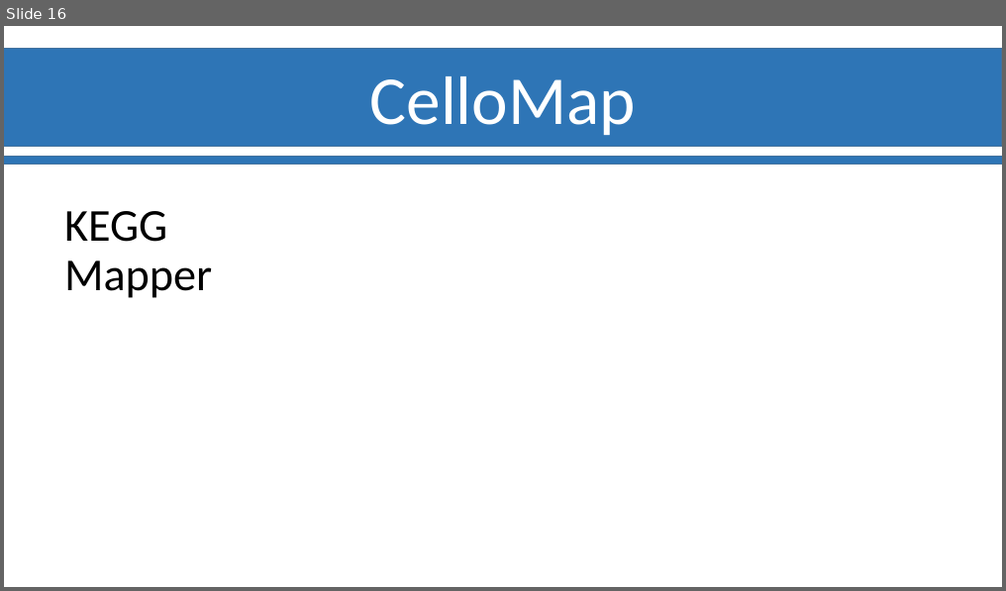
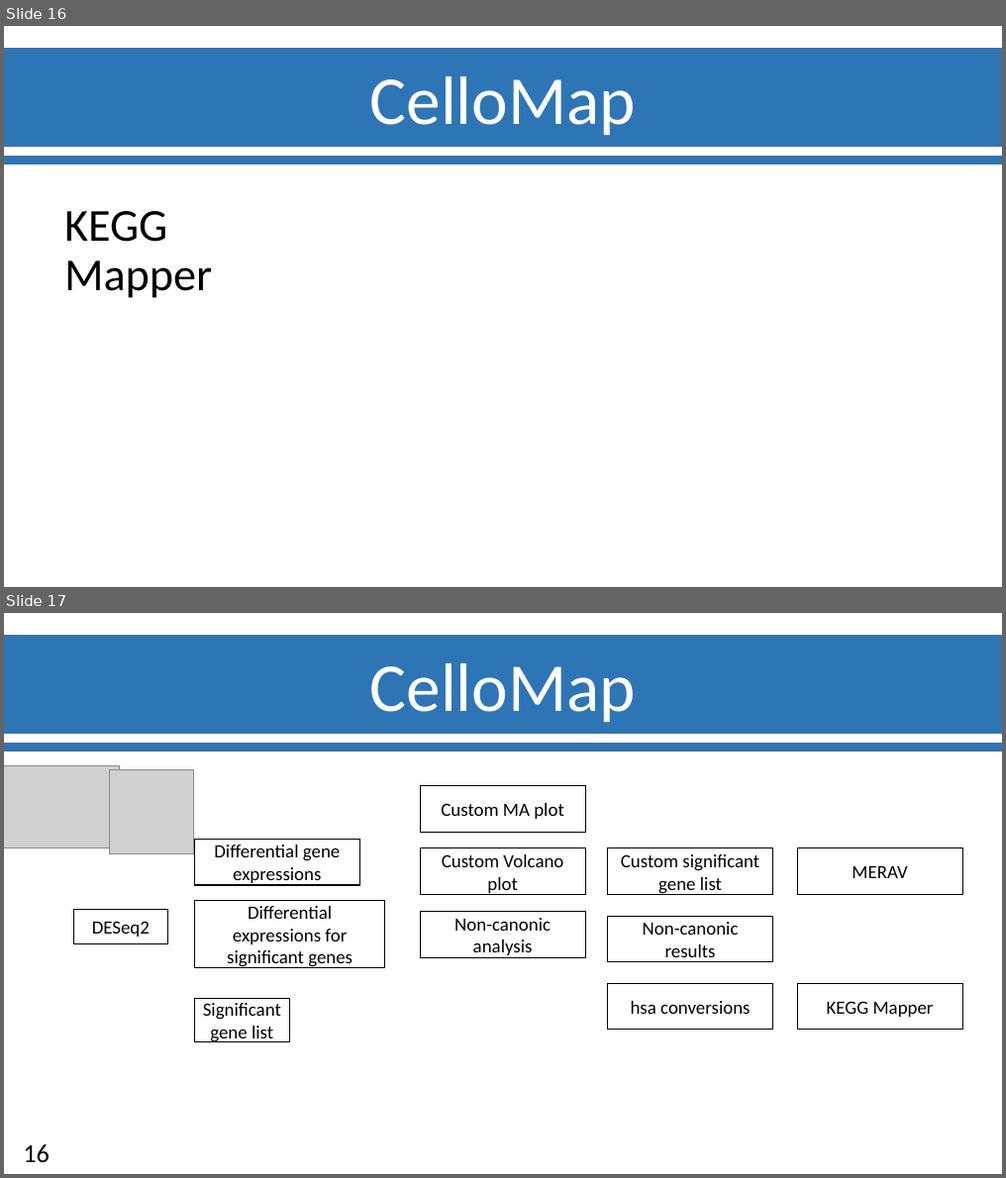
Before and after one commit to Ylefol/projet-INSERM_V5, a slide deck: Slides/Soutenance_Final.pptx. Shown one above the other, each under a label of ours: slide 16 before the commit, slides 16 and 17 after it. The pictures are 1006x591 and 1006x1178 pixels, drawn with LibreOffice and Linux fonts; fonts in the diff are those of the drawing; grey boxes stand for pictures; background and template pictures are left out. Boxes give left, top, right and bottom in pixels: in the first picture for what was removed or moved away, otherwise in the second. Text is boxed around its words. In the diff, an @@ line names an element or a change of style, - is before the commit and + after.

```diff
--- a/Slides/Soutenance_Final.pptx
+++ b/Slides/Soutenance_Final.pptx
@@ slide 17 added at <box>4,613,1002,1174</box>, background #FFFFFF; not listed: 3 template elements that a slide beside it also shows @@
@@ picture added at <box>4,765,119,848</box> @@
@@ picture added at <box>110,770,193,854</box> @@
@@ rectangle added at <box>420,786,586,833</box>, outline #000000 1 pt, 18 pt, text #000000 @@
+Custom MA plot
@@ rectangle added at <box>195,839,360,885</box>, outline #000000 1 pt, 18 pt, text #000000 @@
+Differential gene expressions
@@ rectangle added at <box>420,849,586,895</box>, outline #000000 1 pt, 18 pt, text #000000 @@
+Custom Volcano plot
@@ rectangle added at <box>608,849,773,895</box>, outline #000000 1 pt, 18 pt, text #000000 @@
+Custom significant gene list
@@ rectangle added at <box>798,849,963,895</box>, outline #000000 1 pt, 18 pt, text #000000 @@
+MERAV
@@ rectangle added at <box>73,909,168,945</box>, outline #000000 1 pt, 18 pt, text #000000 @@
+DESeq2
@@ rectangle added at <box>195,900,386,967</box>, outline #000000 1 pt, 18 pt, text #000000 @@
+Differential expressions for significant genes
@@ rectangle added at <box>420,912,586,959</box>, outline #000000 1 pt, 18 pt, text #000000 @@
+Non-canonic analysis
@@ rectangle added at <box>608,916,773,962</box>, outline #000000 1 pt, 18 pt, text #000000 @@
+Non-canonic results
@@ rectangle added at <box>608,983,773,1030</box>, outline #000000 1 pt, 18 pt, text #000000 @@
+hsa conversions
@@ rectangle added at <box>798,983,963,1030</box>, outline #000000 1 pt, 18 pt, text #000000 @@
+KEGG Mapper
@@ rectangle added at <box>195,999,290,1043</box>, outline #000000 1 pt, 18 pt, text #000000 @@
+Significant gene list
@@ page number added at <box>23,1145,50,1162</box>, 25 pt, text #000000 @@
+16
```
Also in this commit, not shown: 1 slide removed, 5 other files.
